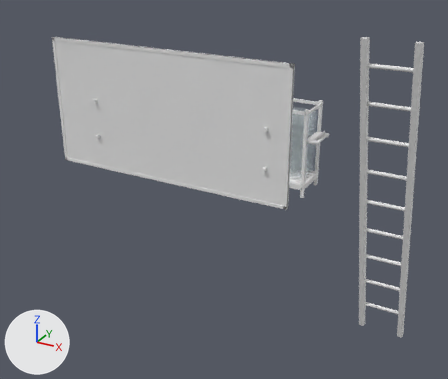
A saved change to the Blender file art/blender/hardware_tools.blend.
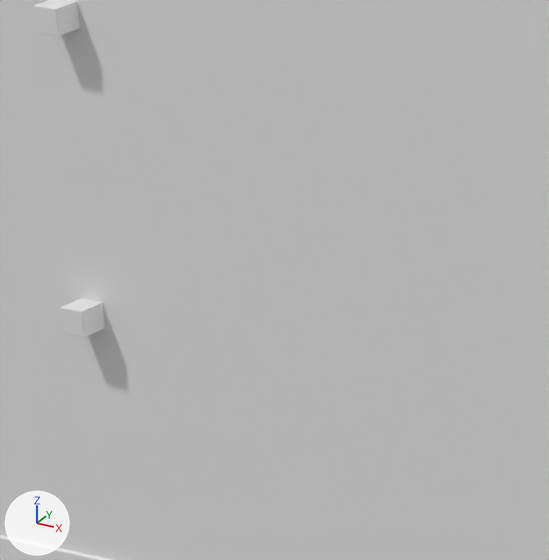
The first picture shows the older version from a 50 mm lens placed at (9.36, -63.54, 3.92), pointed at (6.04, -57.51, 0.91). The close-ups show the older and then the newer version on the part from 20% to 34% of the width and 26% to 44% of the height of that picture. Only the edits that show in the close-ups are written down. Arrows for +X, +Y and +Z are at lower left; the lights stay in place.

Objects in the first close-up: 'storm_shop_hardware_paint_tool_board__plywood', 'storm_shop_hardware_paint_tool_board__timber'.
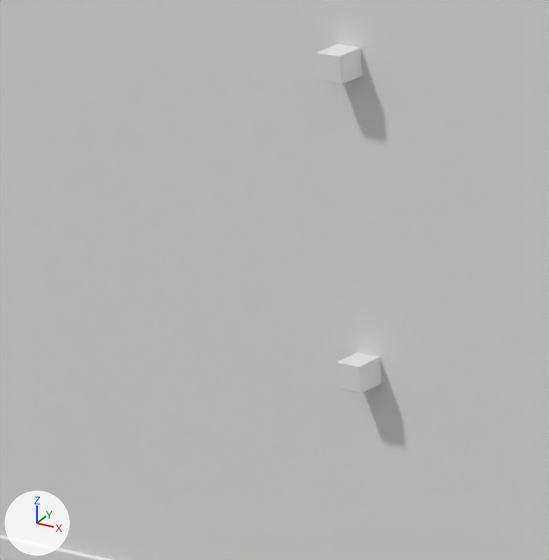
What differs and where, as boxes (x1, y1, x2, y2) in the close-ups (549 x 560 px; the box of a moved part takes in the faces that stretch with it):
'storm_shop_hardware_paint_tool_board__timber', reshaped
    before: (0, 0, 111, 560)
    after: (0, 44, 382, 560)
part 1 of me_storm_shop_hardware_paint_tool_board__timber, moved or reshaped
    before: (60, 298, 105, 338)
    after: (337, 352, 382, 393)
part 2 of me_storm_shop_hardware_paint_tool_board__timber, moved or reshaped
    before: (34, 0, 79, 36)
    after: (317, 44, 362, 84)

Edits to the bpy script that builds the scene:
```text
Change me_storm_shop_hardware_paint_tool_board__timber:
    where me_storm_shop_hardware_paint_tool_board__timber.from_pydata(...)  # 1056 vertices, 2064 faces; spans x -1.33..1.33, y 0.24..0.34, z 0.36..1.7
    used by ob_storm_shop_hardware_paint_tool_board__timber; location = (6.05, -59.025, 1.1)
    me_storm_shop_hardware_paint_tool_board__timber part 1: the loose piece of 96 vertices spanning x -0.84..-0.81, y 0.24..0.28, z 0.7..0.74 is moved by (0.42, 0.0, 0.0)
    me_storm_shop_hardware_paint_tool_board__timber part 2: the loose piece of 96 vertices spanning x -0.84..-0.81, y 0.24..0.28, z 1.08..1.12 is moved by (0.42, 0.0, 0.0)
```
